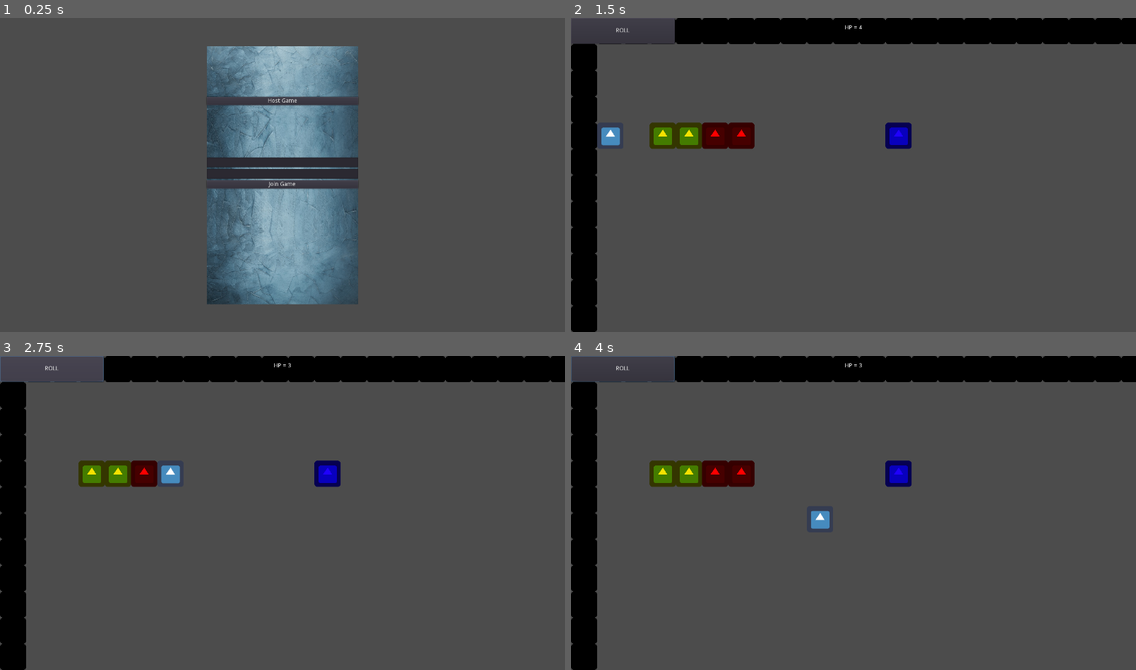
Above: before the commit, frames 1-4 (two rows, left to right).
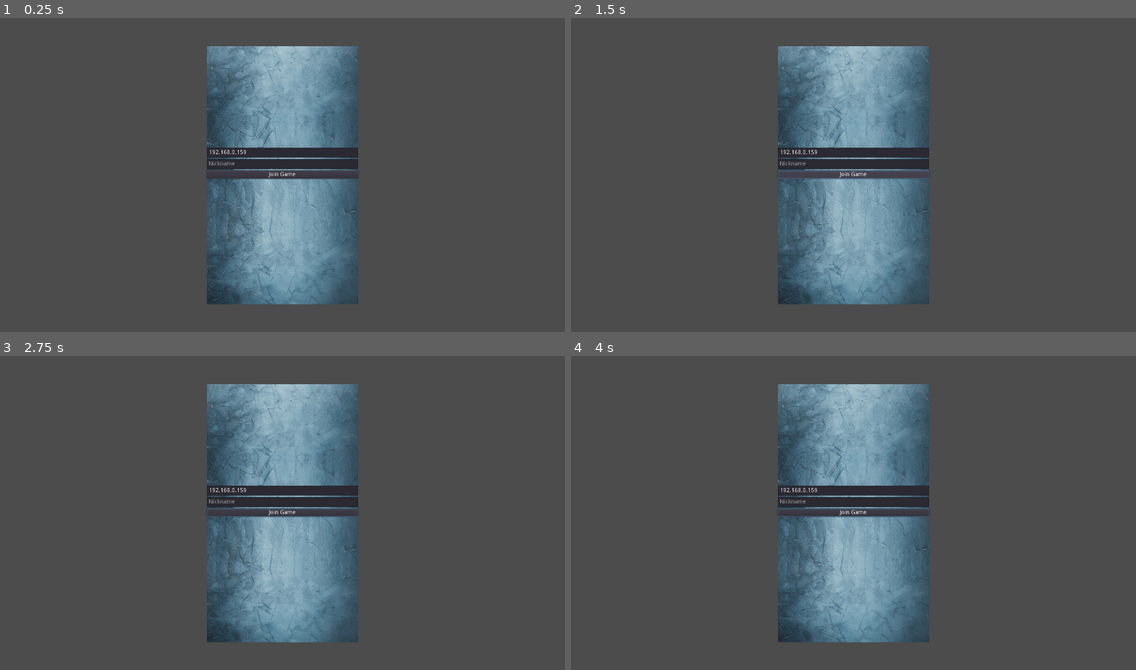
Above: after the commit, the same moments.

Repository: ilipovcev/FourX
Game: Godot game, scene res://StartMenu/Menu.tscn
Same seed, same stepped clock (60 frames per second), same inputs: the game is played once before the commit and once after it. The engine's default icon, where the game draws it, is replaced by a stand-in: a white triangle on a blue panel in a dark square.
Inputs (mouse positions are in pixels of both pictures, inside the frame that each line leads up to):
- Up to frame 1 (0.25 s): no input
- Up to frame 2 (1.5 s): click (853, 99) at 0.5 s, where only the run before the commit has a clickable "Host Game"; click (853, 175) at 1.25 s, where only the run after the commit has a clickable "Join Game"
- Up to frame 3 (2.75 s): click (50, 368) at 2 s, where only the run before the commit has a clickable "ROLL"
- Up to frame 4 (4 s): move the mouse to (977, 497) at 2.77 s; hold Right (ui_right) 2.78-3.53 s; move the mouse to (740, 528) at 3.52 s; hold Down (ui_down) from 3.53 s (still down)

The runs differ from the first frame. In frame 1, 2.9% of the frame differs, in the area x 36-64%, y 24-55%; in frame 2, 33%, in the area x 0-100%, y 0-100%; in frame 3, 33%; in frame 4, 33%.

Commit message:
Implement testing player reg

Diff:
--- /dev/null
+++ b/Singletons/PlayerData.gd
@@ -0,0 +1,6 @@
+extends Reference
+
+class_name PlayerData
+
+export(int) var peer_id;
+export(String) var nick;
--- a/Singletons/Server.gd
+++ b/Singletons/Server.gd
@@ -1,22 +1,30 @@
 extends Node
 
+# var PlayerData : = preload("res://Singletons/PlayerData.gd") as Script;
+
+tool
+
 var network = NetworkedMultiplayerENet.new()
-var ip = "127.0.0.1"
-var port = 1909
+#var ip = "25.105.171.34"
+const port = 1909;
+var userNick = "Unnamed";
 
+func connectServer(ip, nick):
+  userNick = nick;
 
-func connectServer():
   network.create_client(ip, port)
   get_tree().set_network_peer(network)
-  print("try")
 
   network.connect("connection_succeeded", self, "_On_connection_succeeded")
   network.connect("connection_failed", self, "_On_connection_failed")
 
-
 func _On_connection_succeeded():
   print("Connection suceeded")
+  print("Player ", userNick, " register...");
+  rpc_id(1, "RegPlayer", userNick);
 
+remote func OnRegPlayer(pl: Array):
+  print("Player #", pl[0], " registered with nickname ", pl[1], ".");
 
 func _On_connection_failed():
   print("Connection failed")
--- a/StartMenu/HostButton.gd
+++ /dev/null
@@ -1,5 +0,0 @@
-extends Button
-
-
-func _ready():
-	pass
--- a/StartMenu/Menu.gd
+++ b/StartMenu/Menu.gd
@@ -3,20 +3,17 @@
 func _ready():
 	pass
 
-
-func _on_HostButton_pressed():
-	Server.connectServer()
-	get_tree().change_scene("res://Game.tscn")
-
-
 func _on_JoinButton_pressed():
-	var inputIP = get_node("NinePatchRect/VBoxContainer/InputIP").get_text()
-	var inputPort = get_node("NinePatchRect/VBoxContainer/InputPort").get_text()
+	var inputIP = get_node("NinePatchRect/VBoxContainer/InputIP").get_text();
+	var inputNick = get_node("NinePatchRect/VBoxContainer/InputPort").get_text();
 
 	if inputIP == "":
-		print("Invalid value")
-		return
+		print("Invalid value");
+		return;
 
-	if inputPort == "":
-		print("Invalid value")
-		return
+	if inputNick == "":
+		print("Invalid value");
+		return;
+
+	Server.connectServer(inputIP, inputNick);
+	get_tree().change_scene("res://Game.tscn");
--- a/StartMenu/Menu.tscn
+++ b/StartMenu/Menu.tscn
@@ -1,7 +1,6 @@
-[gd_scene load_steps=4 format=2]
+[gd_scene load_steps=3 format=2]
 
 [ext_resource path="res://Texture/blue-with-vignette-marble-texture-background-with-copy-space_23-2148327728.jpg" type="Texture" id=1]
-[ext_resource path="res://StartMenu/HostButton.gd" type="Script" id=2]
 [ext_resource path="res://StartMenu/Menu.gd" type="Script" id=3]
 
 [node name="Menu" type="Control"]
@@ -42,36 +41,32 @@
 margin_bottom = 120.0
 rect_min_size = Vector2( 0, 120 )
 
-[node name="HostButton" type="Button" parent="NinePatchRect/VBoxContainer"]
+[node name="MarginContainer2" type="MarginContainer" parent="NinePatchRect/VBoxContainer"]
 margin_top = 124.0
 margin_right = 370.0
-margin_bottom = 144.0
-size_flags_horizontal = 5
-size_flags_vertical = 5
-text = "Host Game"
-script = ExtResource( 2 )
-
-[node name="MarginContainer2" type="MarginContainer" parent="NinePatchRect/VBoxContainer"]
-margin_top = 148.0
-margin_right = 370.0
-margin_bottom = 268.0
+margin_bottom = 244.0
 rect_min_size = Vector2( 0, 120 )
 
 [node name="InputIP" type="LineEdit" parent="NinePatchRect/VBoxContainer"]
-margin_top = 272.0
+margin_top = 248.0
 margin_right = 370.0
-margin_bottom = 296.0
+margin_bottom = 272.0
+hint_tooltip = "Server address"
+text = "192.168.0.159"
+placeholder_text = "Server address"
 
 [node name="InputPort" type="LineEdit" parent="NinePatchRect/VBoxContainer"]
-margin_top = 300.0
+margin_top = 276.0
+margin_right = 370.0
+margin_bottom = 300.0
+hint_tooltip = "Nickname"
+placeholder_text = "Nickname"
+
+[node name="JoinButton" type="Button" parent="NinePatchRect/VBoxContainer"]
+margin_top = 304.0
 margin_right = 370.0
 margin_bottom = 324.0
-
-[node name="JoinButton" type="Button" parent="NinePatchRect/VBoxContainer"]
-margin_top = 328.0
-margin_right = 370.0
-margin_bottom = 348.0
 size_flags_horizontal = 5
 size_flags_vertical = 5
 text = "Join Game"
-[connection signal="pressed" from="NinePatchRect/VBoxContainer/HostButton" to="." method="_on_HostButton_pressed"]
+[connection signal="pressed" from="NinePatchRect/VBoxContainer/JoinButton" to="." method="_on_JoinButton_pressed"]
--- a/project.godot
+++ b/project.godot
@@ -8,9 +8,14 @@
 
 config_version=4
 
-_global_script_classes=[  ]
+_global_script_classes=[ {
+"base": "Reference",
+"class": "PlayerData",
+"language": "GDScript",
+"path": "res://Singletons/PlayerData.gd"
+} ]
 _global_script_class_icons={
-
+"PlayerData": ""
 }
 
 [application]
Not shown, added: .mono/assemblies/Debug/GodotSharp.xml
Not shown, added: .mono/assemblies/Debug/GodotSharpEditor.xml
Not shown, added: .mono/assemblies/Debug/api_hash_cache.cfg
Not shown, added: .mono/metadata/ide_messaging_meta.txt
Not shown, added: .mono/assemblies/Debug/GodotSharp.dll
Not shown, added: .mono/assemblies/Debug/GodotSharp.pdb
Not shown, added: .mono/assemblies/Debug/GodotSharpEditor.dll
Not shown, added: .mono/assemblies/Debug/GodotSharpEditor.pdb
